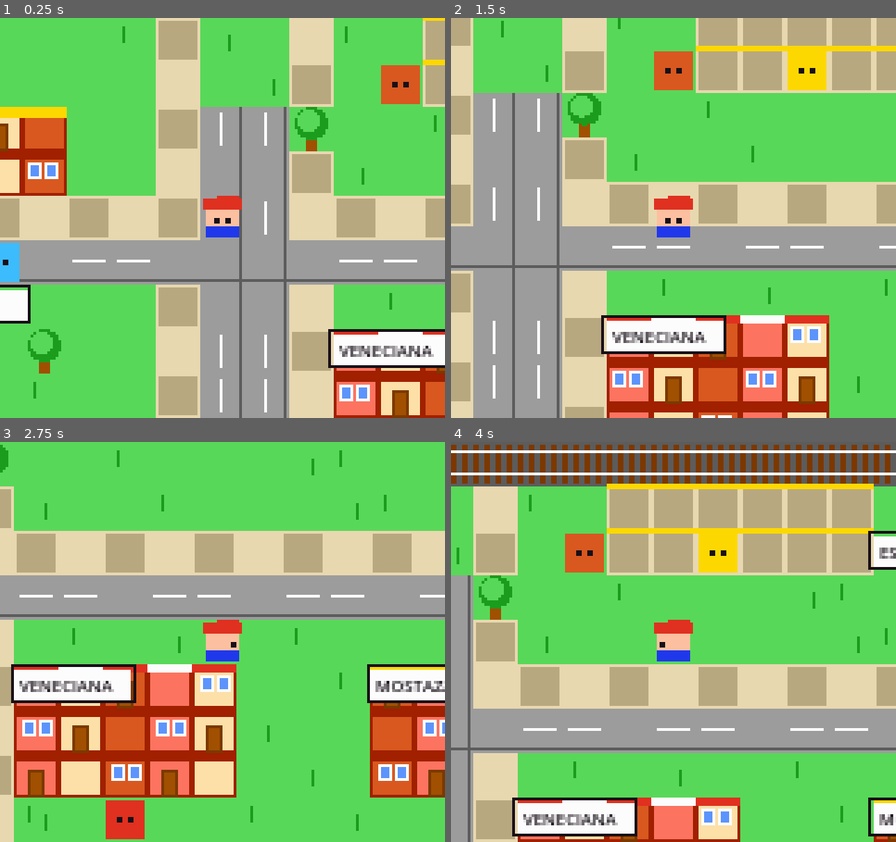
Above: before the commit, frames 1-4 (two rows, left to right).
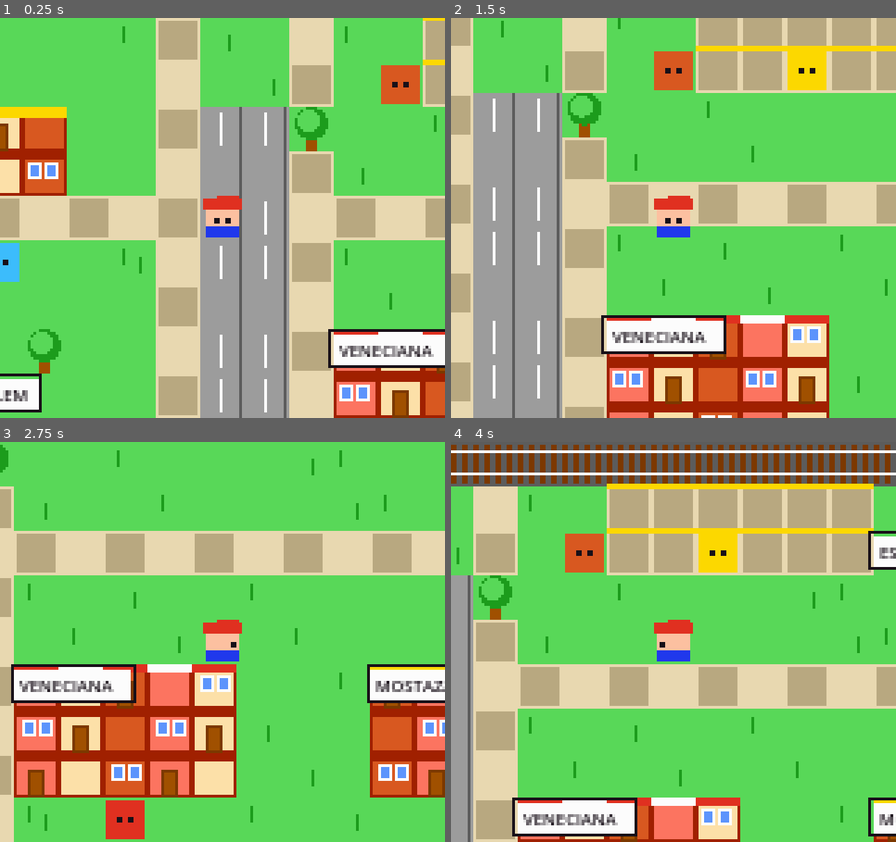
Above: after the commit, the same moments.

Repository: katastudio/TinyMont
Game: Godot game, scene res://scenes/main.tscn
Same seed, same stepped clock (60 frames per second), same inputs: the game is played once before the commit and once after it.
Inputs:
- Up to frame 1 (0.25 s): no input
- Up to frame 2 (1.5 s): tap Enter at 0.5, 1.35 s; hold Right (move_right) 0.53-1.28 s; tap Z (interact) at 0.6 s; tap Space at 0.77 s; hold Down (move_down) from 1.28 s (still down)
- Up to frame 3 (2.75 s): tap Space at 1.52 s; release Down (move_down) at 2.03 s; hold Right (move_right) from 2.03 s (still down); tap Z (interact) at 2.1 s
- Up to frame 4 (4 s): release Right (move_right) at 2.78 s; hold Up (move_up) 2.78-3.53 s; tap Enter at 2.85 s; tap Space at 3.02, 3.77 s; hold Left (move_left) from 3.53 s (still down); tap Z (interact) at 3.6 s

The runs differ from the first frame. In frame 1, 10% of the frame differs, in the area x 0-100%, y 55-99%; in frame 2, 8.9%; in frame 3, 11%, in the area x 0-100%, y 33-45%; in frame 4, 11%.

Commit message:
[mvp-0.1.0] Plaza Mitre: solo calles diagonales (trama real rotada 45)
- Se quita el anillo ortogonal; la plaza se enmarca con un anillo DIAGONAL
  que sigue el rombo, y 4 salidas diagonales (NO=Alem, NE=Bv Bs As, SO=Sta
  Marina, SE=Alem Doble)
- Alem desemboca en la estacion via tramo vertical (detalle de estacion: pendiente)
- _draw_road simplificado para calles diagonales; 4 edificios historicos reubicados
- Validado headless + screenshot in-game

Diff:
--- a/scripts/world/monte_grande.gd
+++ b/scripts/world/monte_grande.gd
@@ -22,8 +22,8 @@
 var building_info := {}
 
 # Anillo de la plaza: horizontales (superior/inferior) + verticales (Alem/este)
-var h_road_ys := [11, 25, 41]
-var v_road_xs := [13, 14, 30]
+var h_road_ys := []
+var v_road_xs := [13, 14]
 
 const PLAZA_CX := 22
 const PLAZA_CY := 33
@@ -63,32 +63,33 @@
 
 
 func _lay_streets():
-	# Horizontales (incluye superior y=25 e inferior y=41 del anillo)
-	for y in h_road_ys:
+	# La trama real es DIAGONAL (rotada 45°): la plaza se enmarca con un anillo
+	# diagonal que sigue el rombo y 4 salidas en diagonal. Sin calles ortogonales.
+	for y in MAP_H:
 		for x in MAP_W:
-			set_tile(x, y, Tile.ROAD)
-	# Alem (oeste) baja desde la estación
-	for y in range(8, MAP_H):
+			var d = abs(x - PLAZA_CX) + abs(y - PLAZA_CY)
+			if d == 8 or d == 9:
+				set_tile(x, y, Tile.ROAD)
+	# 4 salidas diagonales (2 carriles) desde las esquinas del rombo
+	_diag_avenue(17, 28, -1, -1, 10)  # NO -> Alem
+	_diag_avenue(27, 28, 1, -1, 12)   # NE -> Bv. Bs. As.
+	_diag_avenue(17, 38, -1, 1, 12)   # SO -> Sta. Marina
+	_diag_avenue(27, 38, 1, 1, 12)    # SE -> Alem Doble
+	# Alem sube (tramo vertical) hasta la estación — se detallará después
+	for y in range(8, 25):
 		set_tile(13, y, Tile.ROAD)
 		set_tile(14, y, Tile.ROAD)
-	# Calle este
-	for y in range(8, MAP_H):
-		set_tile(30, y, Tile.ROAD)
-	# Salidas diagonales desde las 4 esquinas-cruce
-	var exits = [
-		Vector2i(12, 24), Vector2i(11, 23), Vector2i(10, 22), Vector2i(9, 21), Vector2i(8, 20),   # NO -> Alem
-		Vector2i(31, 24), Vector2i(32, 23), Vector2i(33, 22), Vector2i(34, 21), Vector2i(35, 20),  # NE -> Bv Bs As
-		Vector2i(13, 42), Vector2i(12, 43), Vector2i(11, 44), Vector2i(10, 45),                    # SO -> Sta Marina
-		Vector2i(31, 42), Vector2i(32, 43), Vector2i(33, 44), Vector2i(34, 45),                    # SE -> Alem Doble
-	]
-	for p in exits:
-		set_tile(p.x, p.y, Tile.ROAD)
-	# Carteles: Alem + las 4 salidas de las esquinas
-	labels.append({pos = Vector2(6, 12), text = "AV.L.N.ALEM"})
-	labels.append({pos = Vector2(3, 19), text = "ALEM"})
-	labels.append({pos = Vector2(35, 19), text = "BV.BS AS"})
-	labels.append({pos = Vector2(3, 45), text = "STA.MARINA"})
-	labels.append({pos = Vector2(33, 45), text = "ALEM DOBLE"})
+	# Carteles
+	labels.append({pos = Vector2(8, 14), text = "ALEM"})
+	labels.append({pos = Vector2(30, 22), text = "BV.BS AS"})
+	labels.append({pos = Vector2(7, 41), text = "STA.MARINA"})
+	labels.append({pos = Vector2(31, 41), text = "ALEM DOBLE"})
+
+
+func _diag_avenue(sx: int, sy: int, dx: int, dy: int, n: int):
+	for k in n:
+		set_tile(sx + dx * k, sy + dy * k, Tile.ROAD)
+		set_tile(sx + dx * k + dy, sy + dy * k + dx, Tile.ROAD)
 
 
 func _lay_sidewalks():
@@ -124,17 +125,11 @@
 	_bld_special(2, 13, 6, 3, "KATA", "studio")
 	_bld_special(36, 13, 5, 3, "CLUB ATL.", "club")
 
-	# === 4 edificios históricos enmarcando la plaza (cuarteto simétrico) ===
-	_bld_special(18, 21, 8, 3, "COMISARIA", "police")   # N
+	# === 4 edificios históricos en los lados del rombo ===
+	_bld_special(18, 20, 8, 3, "COMISARIA", "police")   # N
 	_bld_special(18, 43, 8, 3, "IGLESIA", "church")     # S
-	_bld_special(6, 29, 6, 6, "MUNICIPIO", "govt")      # O
-	_bld_special(32, 29, 6, 6, "ESC.N1", "school")      # E
-
-	# Relleno residencial en las 4 esquinas del mapa
-	_bld(2, 20, 6, 5, "")
-	_bld(36, 20, 6, 5, "")
-	_bld(2, 38, 6, 5, "")
-	_bld(36, 38, 6, 5, "")
+	_bld_special(5, 30, 6, 6, "MUNICIPIO", "govt")      # O
+	_bld_special(33, 30, 6, 6, "ESC.N1", "school")      # E
 
 
 func _build_plaza_mitre():
@@ -284,19 +279,15 @@
 
 func _draw_road(x: int, y: int, r: Rect2):
 	draw_rect(r, Pal.ROAD)
-	var is_h = y in h_road_ys
-	var is_v = (x in v_road_xs)
-	if is_h and not is_v:
-		draw_line(Vector2(x*T, y*T+T-1), Vector2(x*T+T, y*T+T-1), Pal.ROAD_DK, 1.0)
-		if x % 3 != 0:
-			draw_line(Vector2(x*T+2, y*T+8), Vector2(x*T+T-2, y*T+8), Pal.ROAD_LINE, 1.0)
-	elif is_v and not is_h:
+	if x in v_road_xs:
+		# Alem (tramo vertical): línea de centro punteada
 		draw_line(Vector2(x*T+T-1, y*T), Vector2(x*T+T-1, y*T+T), Pal.ROAD_DK, 1.0)
 		if y % 3 != 0:
 			draw_line(Vector2(x*T+8, y*T+2), Vector2(x*T+8, y*T+T-2), Pal.ROAD_LINE, 1.0)
 	else:
-		draw_line(Vector2(x*T+T-1, y*T), Vector2(x*T+T-1, y*T+T), Pal.ROAD_DK, 1.0)
-		draw_line(Vector2(x*T, y*T+T-1), Vector2(x*T+T, y*T+T-1), Pal.ROAD_DK, 1.0)
+		# Calles diagonales: empedrado punteado
+		if (x + y) % 2 == 0:
+			draw_rect(Rect2(x*T+6, y*T+6, 4, 4), Pal.ROAD_LINE)
 
 
 func _draw_rail(x: int, y: int, r: Rect2):
